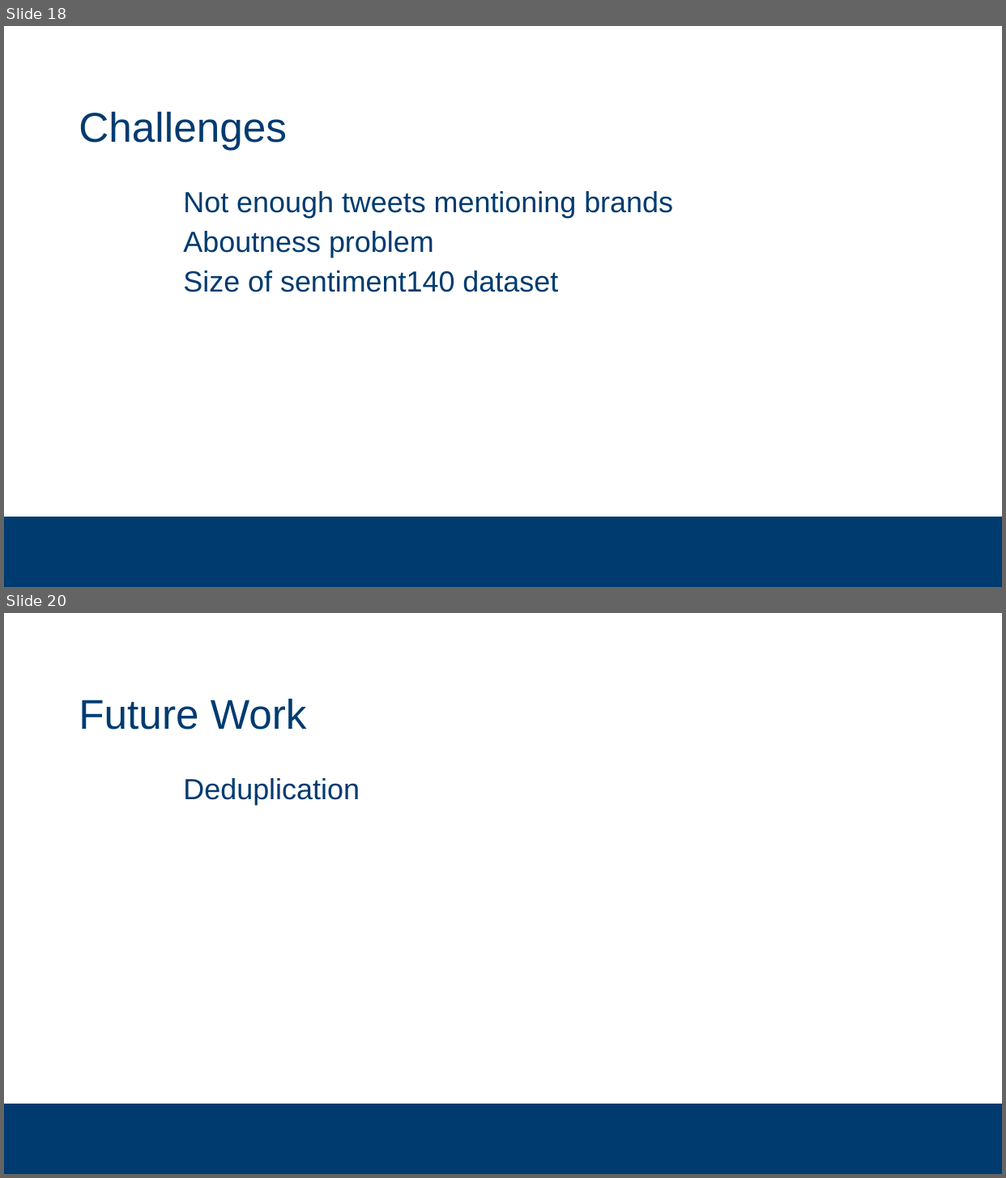
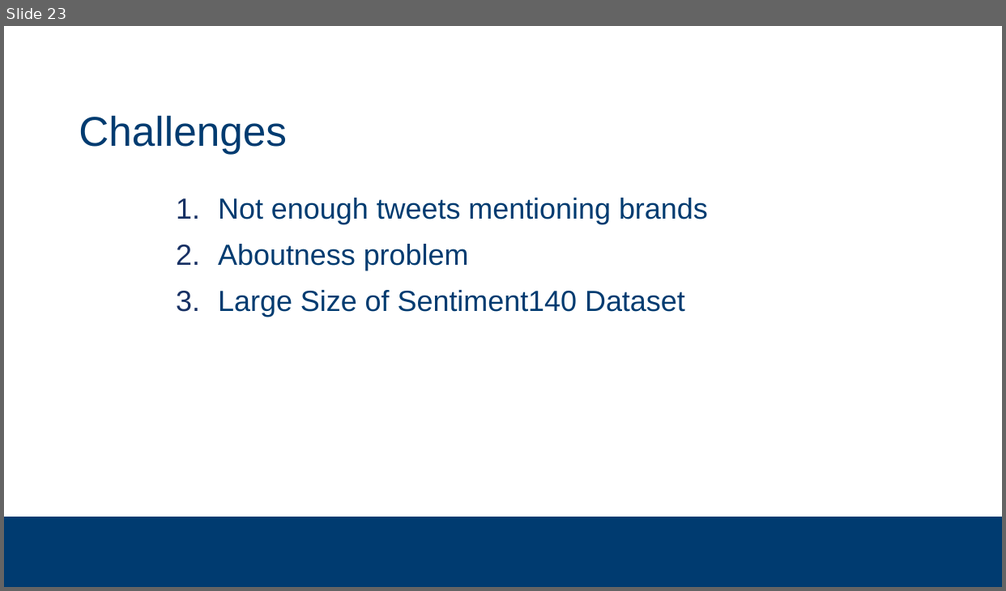
Before and after one commit to subsystem3/project, a slide deck: Final-Project-Team-2.pptx. Shown one above the other, each under a label of ours: slides 18 and 20 before the commit, slide 23 after it; the slides between them are not shown. The pictures are 1006x1178 and 1006x591 pixels, drawn with LibreOffice and Linux fonts; fonts in the diff are those of the drawing; background and template pictures are left out. Boxes give left, top, right and bottom in pixels: in the first picture for what was removed or moved away, otherwise in the second. Text is boxed around its words. In the diff, an @@ line names an element or a change of style, - is before the commit and + after.

```diff
--- a/Final-Project-Team-2.pptx
+++ b/Final-Project-Team-2.pptx
@@ slide 20 removed at [4,613,1002,1174], background #FFFFFF; not listed: 1 template element that a slide beside it also shows @@
@@ title removed at [79,698,307,730] @@
-Future Work
@@ text removed at [183,778,360,805] @@
-  Deduplication
@@ what was slide 18 is now slide 23 @@
@@ slide 23 changed as well @@
@@ title "Challenges" at [79,115,287,154]: line spacing 42pt to 1.05 @@
@@ text at [218,198,708,271]: bullet   to 1.; line spacing 32pt to 1.14; less space between paragraphs @@
@@ text at [218,290,685,317]: text changed @@
-  Size of sentiment140 dataset
+3. Large Size of Sentiment140 Dataset
```
Also in this commit, not shown: 14 other slides changed, 12 slides added, 5 other slides removed.
